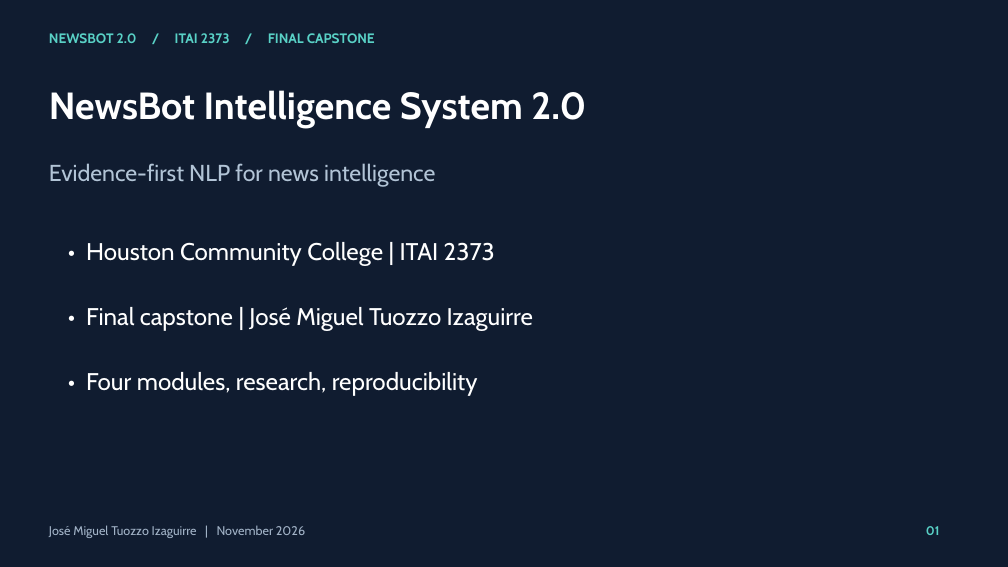
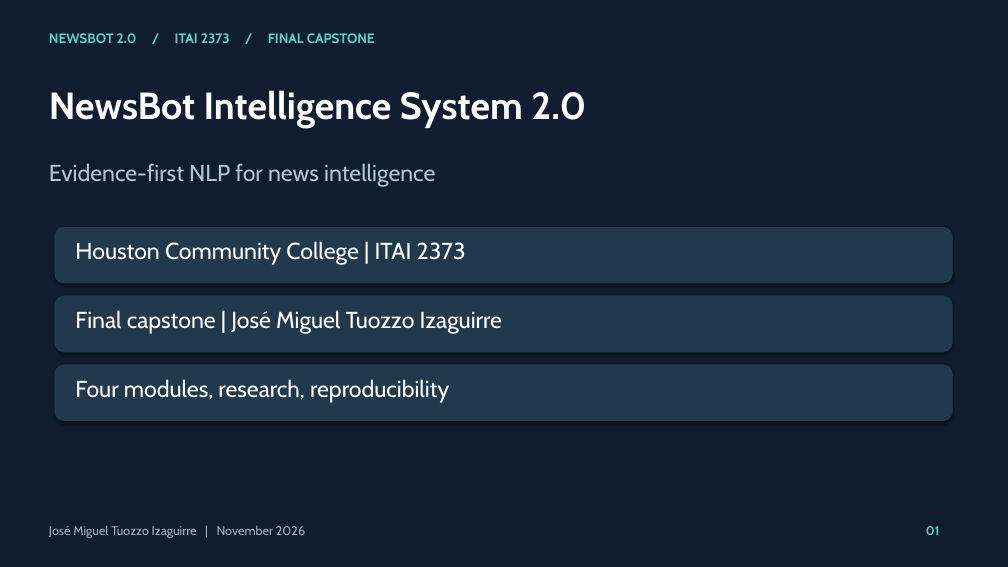
Before and after one commit to jtuozzo1616/Final-Jose-Group-NewsBot-Intelligence-System, a slide deck: slide 1 of final-newsbot-2.0/reports/presentation.pptx. Drawn at 1008x567 pixels with LibreOffice and Linux fonts; fonts in the diff are those of the drawing. Boxes give left, top, right and bottom in pixels: in the first picture for what was removed or moved away, otherwise in the second. Text is boxed around its words. In the diff, an @@ line names an element or a change of style, - is before the commit and + after.

```diff
--- a/final-newsbot-2.0/reports/presentation.pptx
+++ b/final-newsbot-2.0/reports/presentation.pptx
@@ rounded rectangle added at <box>54,227,953,284</box>, fill #20394D @@
@@ text at <box>75,241,466,265</box>: text changed; size 23 to 22 pt @@
-• Houston Community College | ITAI 2373
+Houston Community College | ITAI 2373
@@ rounded rectangle added at <box>54,296,953,352</box>, fill #20394D @@
@@ text at <box>75,310,502,334</box>: text changed; size 23 to 22 pt @@
-• Final capstone | José Miguel Tuozzo Izaguirre
+Final capstone | José Miguel Tuozzo Izaguirre
@@ rounded rectangle added at <box>54,364,953,421</box>, fill #20394D @@
@@ text at <box>75,379,449,403</box>: text changed; size 23 to 22 pt @@
-• Four modules, research, reproducibility
+Four modules, research, reproducibility
```
Also in this commit, not shown: 17 other slides changed, 16 other files.
